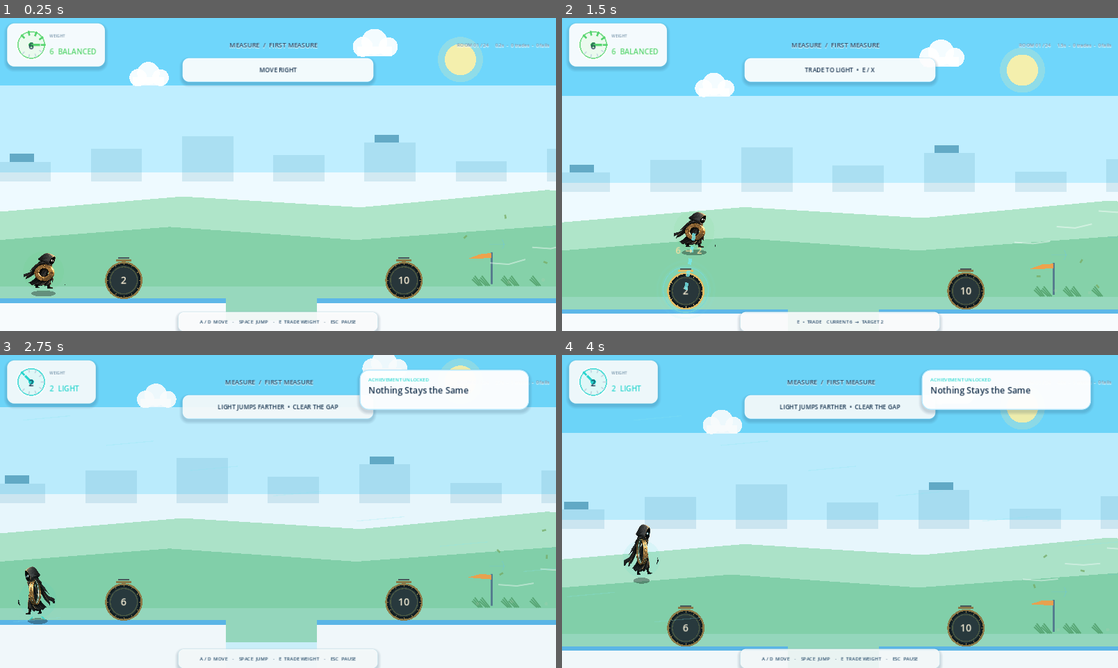
Above: before the commit, frames 1-4 (two rows, left to right).
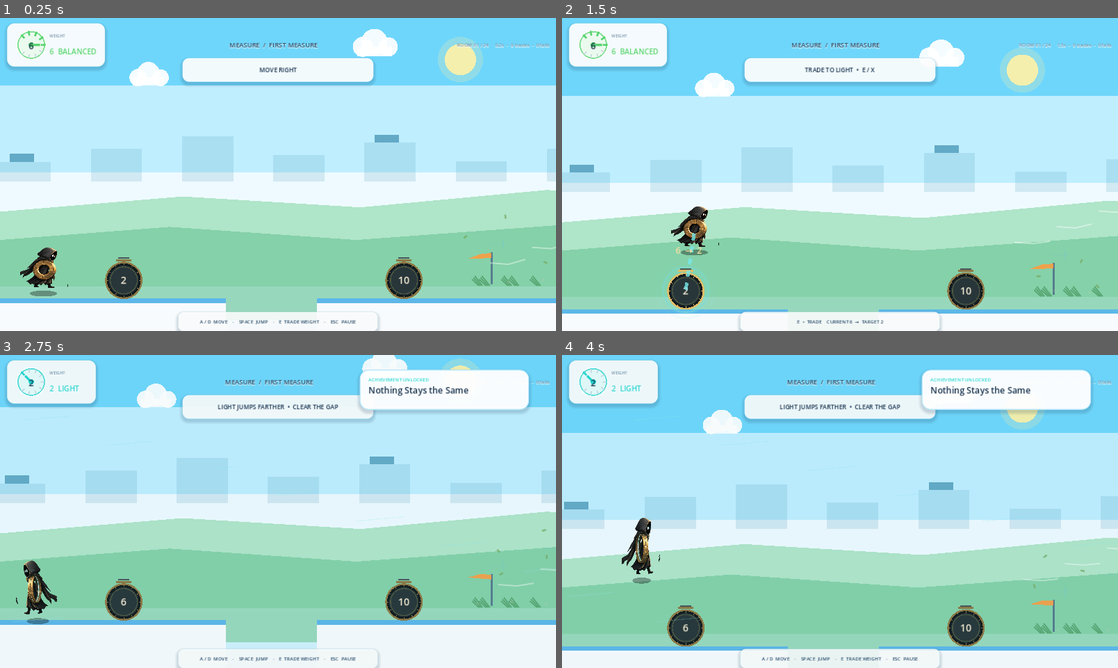
Above: after the commit, the same moments.

Repository: lienowen/how-heavy
Game: Godot game, scene res://scenes/main.tscn
The game is run twice, just before and just after one commit, with the same random seed, the same clock (stepped at 60 frames per second) and the same inputs.
Inputs (mouse positions are in pixels of both pictures, inside the frame that each line leads up to):
- Up to frame 1 (0.25 s): no input
- Up to frame 2 (1.5 s): tap Enter (ui_accept) at 0.5 s; move the mouse to (962, 158) at 0.52 s; hold D (move_right) 0.53-1.25 s; tap E (exchange) at 0.6 s; click (962, 158) at 0.67 s; tap Space (jump) at 0.77 s; drag from (728, 190) to (684, 290) at 1.27 s
- Up to frame 3 (2.75 s): move the mouse to (333, 442) at 2.02 s; hold A (move_left) from 2.03 s (still down); tap E (exchange) at 2.1 s
- Up to frame 4 (4 s): release A (move_left) at 2.75 s; drag from (812, 574) to (967, 602) at 2.77 s; move the mouse to (1006, 558) at 3.52 s; hold D (move_right) from 3.53 s (still down); tap E (exchange) at 3.6 s; tap Space (jump) at 3.77 s

The runs differ from the first frame. In frame 1, 0.4% of the frame differs, in the area x 3-13%, y 73-89%; in frame 2, 0.4%; in frame 3, 0.4%; in frame 4, 0.4%.

Commit message:
Increase character presence and wind readability

Diff:
--- a/scripts/player_performance.gd
+++ b/scripts/player_performance.gd
@@ -76,43 +76,35 @@
 
 func draw_wind_clothing(anchor: Vector2, response: float) -> void:
 	if absf(wind_visual) < 0.04: return
-	# The scarf is a readable proxy for loose clothing. It always trails with the air,
-	# independent of which way the character happens to face.
 	var trail_dir := -signf(wind_visual)
 	var strength := absf(wind_visual) * response
 	var flutter := sin(pose_time * (8.0 + strength * 5.0)) * (4.0 + strength * 4.0)
-	var length := 28.0 + strength * 42.0
+	var length := 30.0 + strength * 44.0
 	var p0 := anchor
 	var p1 := anchor + Vector2(trail_dir * length * 0.38, -3.0 + flutter * 0.25)
 	var p2 := anchor + Vector2(trail_dir * length * 0.72, 3.0 - flutter * 0.45)
 	var p3 := anchor + Vector2(trail_dir * length, 7.0 + flutter * 0.55)
 	var cloth := PackedVector2Array([
-		p0 + Vector2(0, -5),
-		p1 + Vector2(0, -4),
-		p2 + Vector2(0, -3),
-		p3,
-		p2 + Vector2(0, 4),
-		p1 + Vector2(0, 5),
-		p0 + Vector2(0, 5),
+		p0 + Vector2(0, -5), p1 + Vector2(0, -4), p2 + Vector2(0, -3), p3,
+		p2 + Vector2(0, 4), p1 + Vector2(0, 5), p0 + Vector2(0, 5)
 	])
 	draw_colored_polygon(cloth, Color(ProductionTheme.CYAN, 0.88))
-	draw_polyline(PackedVector2Array([p0, p1, p2, p3]), Color(1, 1, 1, 0.62), 1.5, true)
 
 func _draw() -> void:
 	if sprite_sheet == null: return
 
 	var source := Rect2(700, 95, 590, 690)
-	var height := 108.0
+	var height := 124.0
 	var body_scale := Vector2(1.0, 1.0)
 	var state_color := ProductionTheme.GREEN
 	if weight <= 3:
 		source = Rect2(90, 75, 590, 700)
-		height = 118.0
+		height = 132.0
 		body_scale = Vector2(0.86, 1.08)
 		state_color = ProductionTheme.CYAN
 	elif weight >= 9:
 		source = Rect2(1250, 175, 692, 620)
-		height = 108.0
+		height = 126.0
 		body_scale = Vector2(1.24, 0.94)
 		state_color = ProductionTheme.ORANGE
 
@@ -166,32 +158,19 @@
 			offset.y = -lift * 8.0
 			ring_scale = 1.0 + lift * 0.3
 
-	# Lean into a headwind and away with a tailwind. Light characters visibly fight it;
-	# heavy characters stay planted. The wind value is world-space, so this also works
-	# when the player turns around inside the same gust.
 	if pose not in [Pose.FAILURE, Pose.VICTORY] and wind_strength > 0.03:
-		var lean := wind_visual * deg_to_rad(8.5) * response
-		rotation += lean
-		offset.x += wind_visual * 3.5 * response
-		if is_on_floor():
-			scale_value.y *= 1.0 - wind_strength * 0.025 * response
+		rotation += wind_visual * deg_to_rad(9.5) * response
+		offset.x += wind_visual * 4.0 * response
+		if is_on_floor(): scale_value.y *= 1.0 - wind_strength * 0.025 * response
 
-	var shadow_radius := lerpf(23.0, 47.0, float(weight - 2) / 8.0)
+	var shadow_radius := lerpf(26.0, 51.0, float(weight - 2) / 8.0)
 	if pose == Pose.RISE or pose == Pose.FALL: shadow_radius *= 0.82
 	draw_ellipse_shadow(Vector2(0, 2), shadow_radius)
 
-	# A soft state halo makes weight changes readable even on small H5 canvases.
-	draw_circle(Vector2(0, -48), 43.0 if weight <= 3 else (55.0 if weight >= 9 else 47.0), Color(state_color, 0.08))
 	if pose == Pose.EXCHANGE or pose == Pose.VICTORY:
-		draw_arc(Vector2(0, -48) + offset, 48.0 * ring_scale, 0, TAU, 64, Color(state_color, 0.92), 4.0)
-		draw_arc(Vector2(0, -48) + offset, 59.0 * ring_scale, -PI * 0.7, PI * 0.3, 42, Color(1, 1, 1, 0.72), 2.0)
+		draw_arc(Vector2(0, -55) + offset, 54.0 * ring_scale, 0, TAU, 64, Color(state_color, 0.9), 4.0)
 
-	# Draw loose clothing behind the body before the sprite itself.
 	draw_wind_clothing(Vector2(0, -height * 0.70) + offset, response)
-
 	draw_set_transform(offset, rotation, Vector2(scale_value.x * body_scale.x * facing, scale_value.y * body_scale.y))
 	draw_texture_rect_region(sprite_sheet, Rect2(-width * 0.5, -height, width, height), source)
-	if pose == Pose.WALK:
-		draw_line(Vector2(-12, -4), Vector2(-12 + stride * 10.0, 2), Color(state_color, 0.75), 3)
-		draw_line(Vector2(12, -4), Vector2(12 - stride * 10.0, 2), Color(state_color, 0.75), 3)
 	draw_set_transform(Vector2.ZERO, 0.0, Vector2.ONE)
